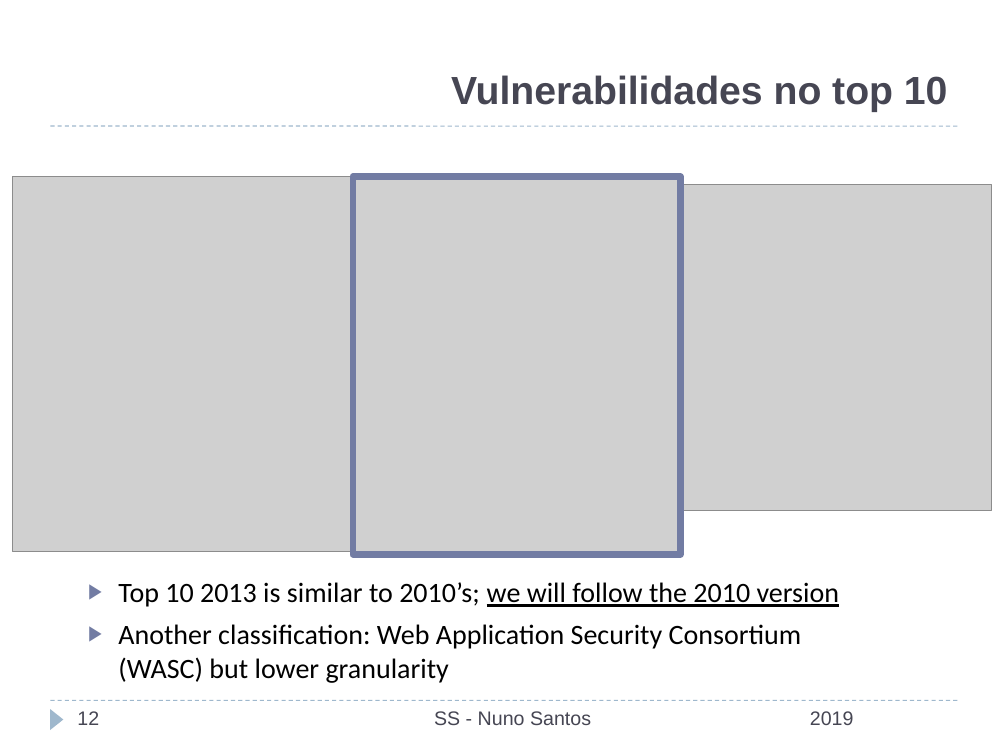
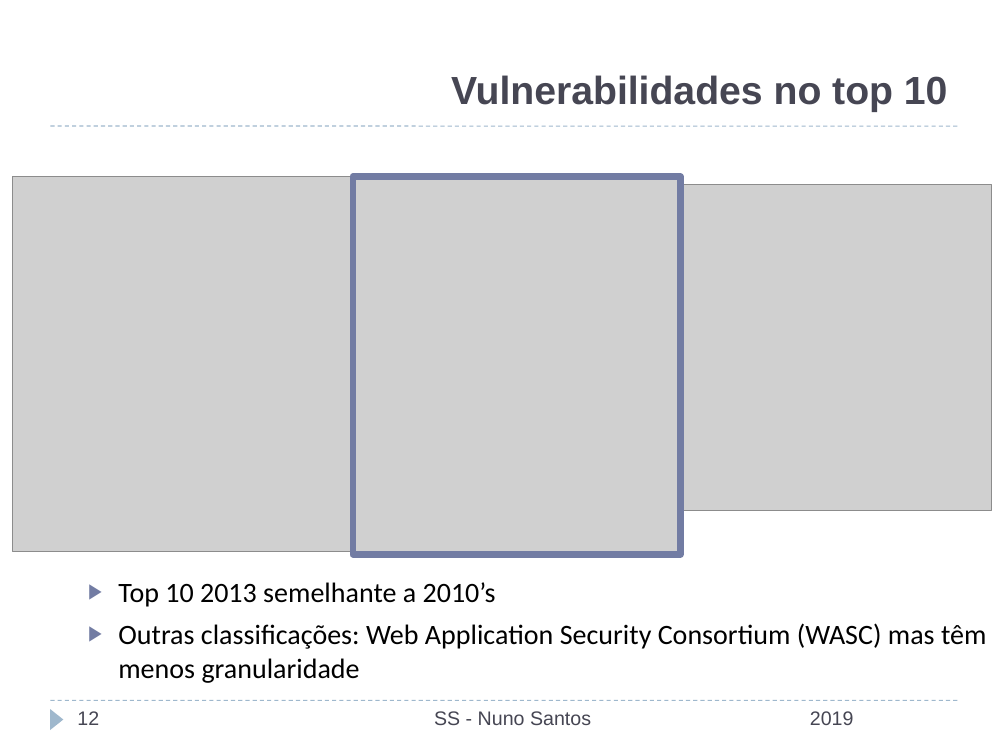
Before and after one commit to nuno-santos/acite2019, a slide deck: slide 12 of teoricas/acite2019-05-web_bd.pptx. Drawn at 1008x756 pixels with LibreOffice and Linux fonts; fonts in the diff are those of the drawing; grey boxes stand for pictures; background and template pictures are left out. Boxes give left, top, right and bottom in pixels: in the first picture for what was removed or moved away, otherwise in the second. Text is boxed around its words. In the diff, an @@ line names an element or a change of style, - is before the commit and + after.

```diff
--- a/teoricas/acite2019-05-web_bd.pptx
+++ b/teoricas/acite2019-05-web_bd.pptx
@@ text at [118,582,986,683]: text changed @@
-▶ Top 10 2013 is similar to 2010’s; we will follow the 2010 version
-▶ Another classification: Web Application Security Consortium
-  (WASC) but lower granularity
+▶ Top 10 2013 semelhante a 2010’s
+▶ Outras classificações: Web Application Security Consortium (WASC) mas têm menos granularidade
```
Also in this commit, not shown: 14 other slides changed, 1 other file.
